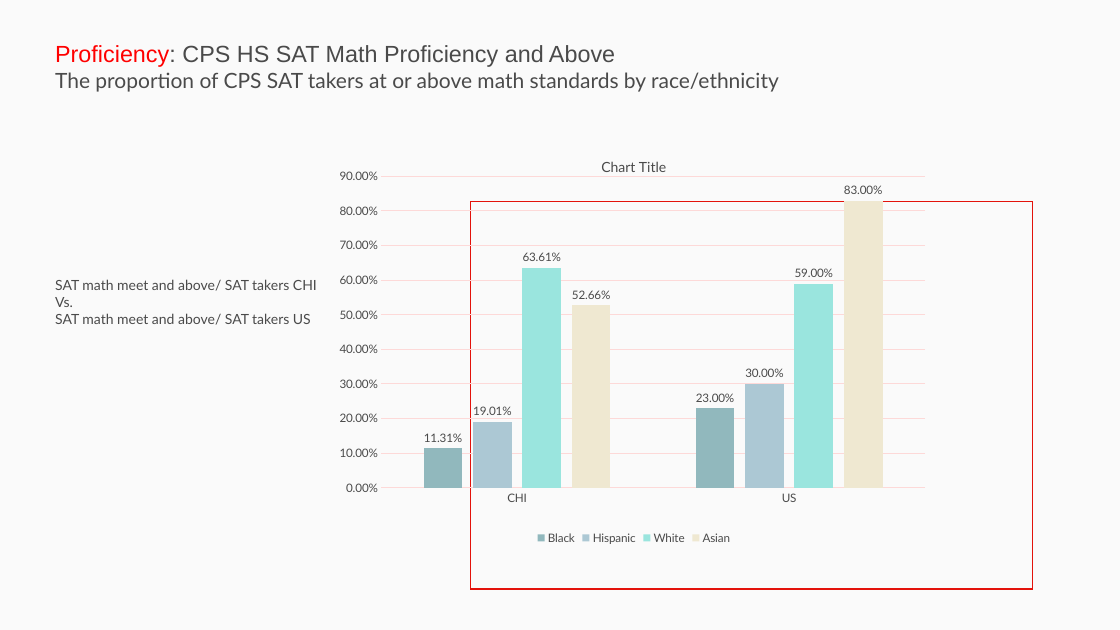
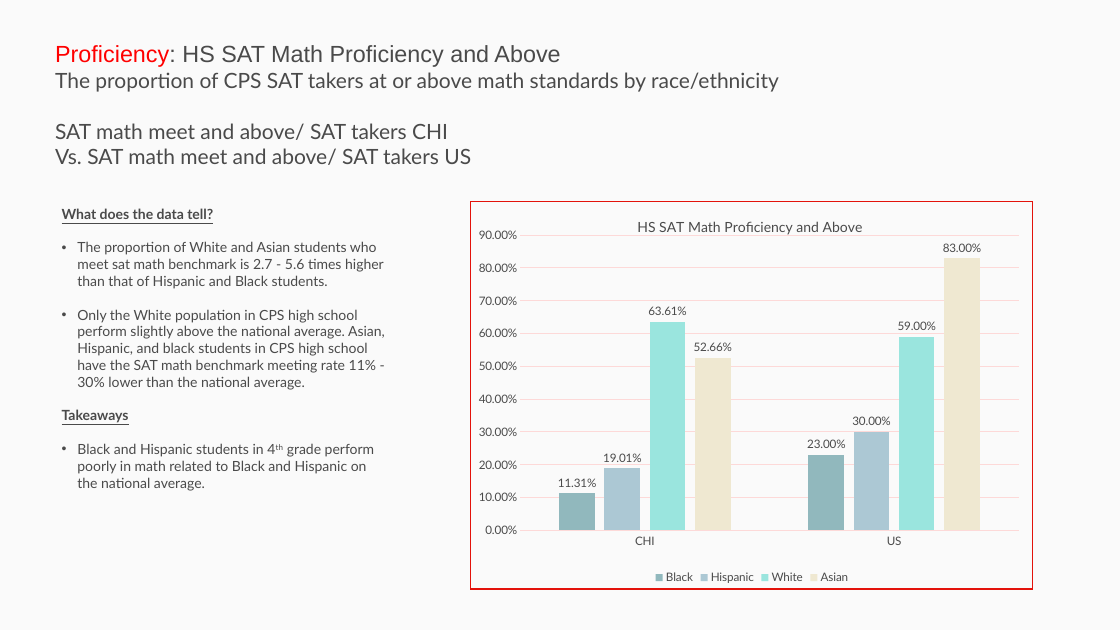
Before and after one commit to p33chicago/P33-DEI-dashboard-project, a slide deck: slide 13 of Deep diving plots.pptx. Drawn at 1120x630 pixels with LibreOffice and Linux fonts; fonts in the diff are those of the drawing. Boxes give left, top, right and bottom in pixels: in the first picture for what was removed or moved away, otherwise in the second. Text is boxed around its words. In the diff, an @@ line names an element or a change of style, - is before the commit and + after.

```diff
--- a/Deep diving plots.pptx
+++ b/Deep diving plots.pptx
@@ text at <box>55,45,560,67</box>: text changed @@
-Proficiency: CPS HS SAT Math Proficiency and Above
+Proficiency: HS SAT Math Proficiency and Above
@@ text at <box>55,123,471,165</box>: paragraphs added @@
+SAT math meet and above/ SAT takers CHI
+Vs. SAT math meet and above/ SAT takers US
@@ text added at <box>62,208,385,491</box>, 12 pt, text #4A4A4A @@
+What does the data tell?
+• The proportion of White and Asian students who meet sat math benchmark is 2.7 - 5.6 times higher than that of Hispanic and Black students.
+• Only the White population in CPS high school perform slightly above the national average. Asian, Hispanic, and black students in CPS high school have the SAT math benchmark meeting rate 11% - 30% lower than the national average.
+Takeaways
+• Black and Hispanic students in 4th grade perform poorly in math related to Black and Hispanic on the national average.
@@ column chart at <box>472,202,1032,588</box> @@
@@ title "HS SAT Math Proficiency and Above  " added @@
@@ column chart: place and size @@
-column chart at <box>329,141,939,549</box>
+column chart at <box>472,202,1032,588</box>
@@ text removed at <box>55,279,317,325</box> @@
-SAT math meet and above/ SAT takers CHI
-Vs.
-SAT math meet and above/ SAT takers US
```
Also in this commit, not shown: 10 other slides changed, 1 other file.
